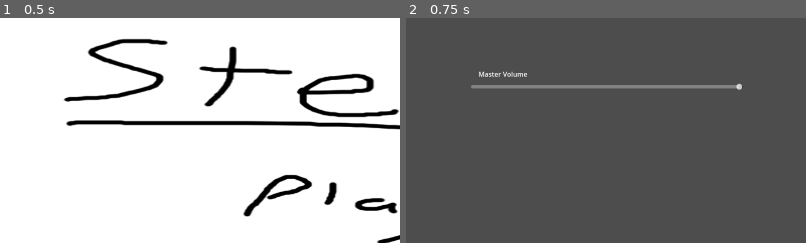
Above: before the commit, frames 1-2 (left to right).
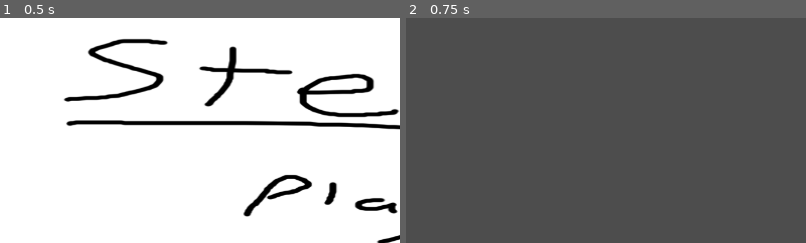
Above: after the commit, the same moments.

Repository: loglug1/steven2
Game: Godot game, scene res://scenes/main.tscn
Same seed, same stepped clock (60 frames per second), same inputs: the game is played once before the commit and once after it.
Inputs (mouse positions are % of the whole screen's width and height, from its top left):
- Up to frame 1 (0.5 s): no input
- Up to frame 2 (0.75 s): click (48, 58) at 0.5 s
The pictures show only the part of the screen within x 0-50%, y 0-50%; the shares and areas given below are measured in that part.

Frame 1 is identical in both runs. In frame 2, 1.1% of the frame differs, in the area x 16-85%, y 23-32%.

Commit message:
Update options.tscn

Diff:
--- a/scenes/options.tscn
+++ b/scenes/options.tscn
@@ -1,23 +1,3 @@
-[gd_scene load_steps=2 format=3 uid="uid://cxujo20ls4eod"]
-
-[ext_resource type="Script" path="res://scenes/HSlider.gd" id="1_i0gdy"]
+[gd_scene format=3 uid="uid://cxujo20ls4eod"]
 
 [node name="options" type="Node2D"]
-
-[node name="master volume slider" type="HSlider" parent="."]
-offset_left = 156.0
-offset_top = 85.0
-offset_right = 808.0
-offset_bottom = 246.0
-value = 100.0
-script = ExtResource("1_i0gdy")
-
-[node name="masteraudio" type="AudioStreamPlayer" parent="."]
-
-[node name="RichTextLabel" type="RichTextLabel" parent="."]
-offset_left = 174.0
-offset_top = 123.0
-offset_right = 656.0
-offset_bottom = 204.0
-text = "Master Volume"
-tab_size = 5
